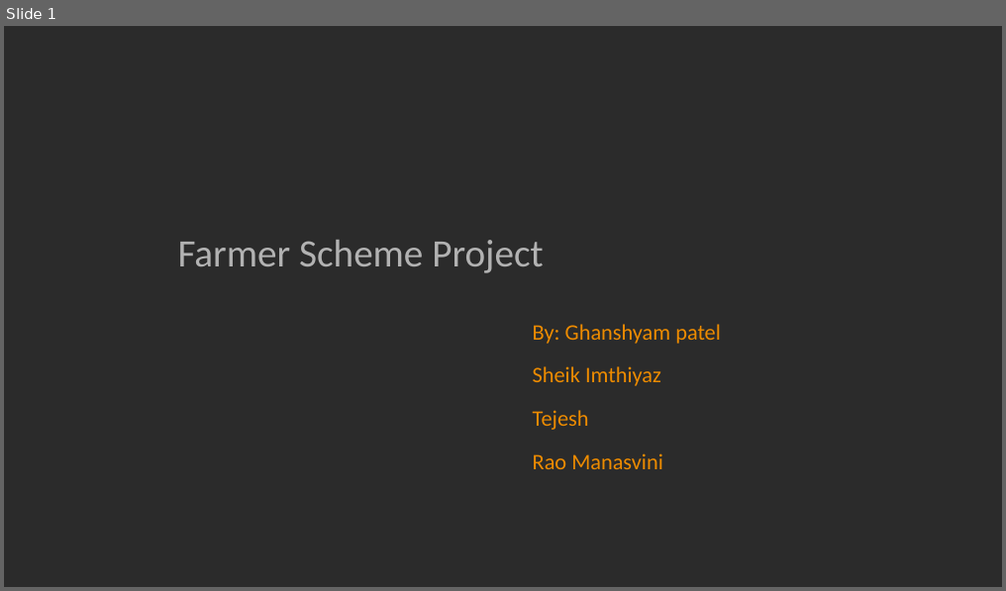
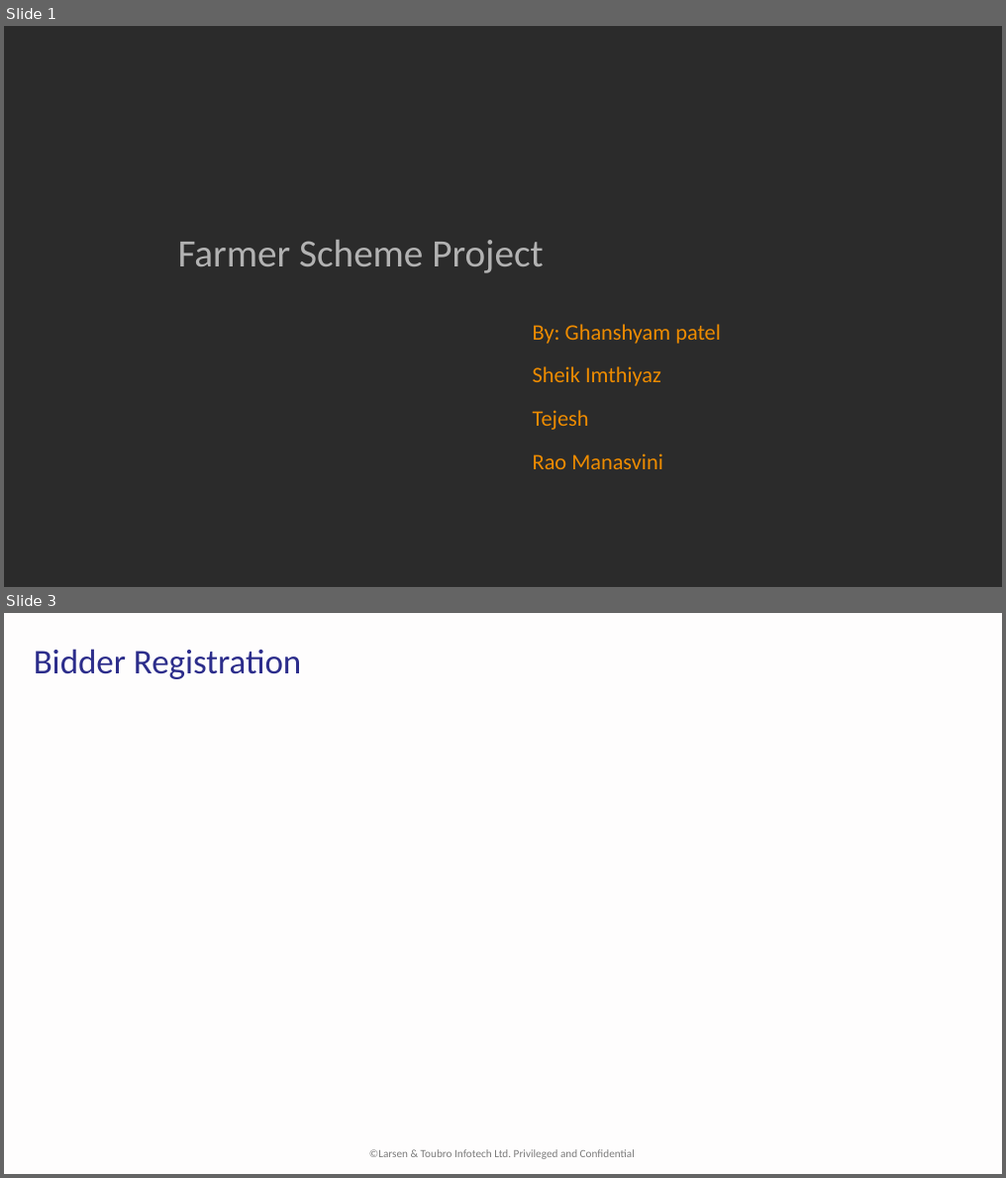
Before and after one commit to ghanshyampatel1997/FarmerSchemePrj2, a slide deck: LTI Template.pptx. Shown one above the other, each under a label of ours: slide 1 before the commit, slides 1 and 3 after it; the slides between them are not shown. The pictures are 1006x591 and 1006x1178 pixels, drawn with LibreOffice and Linux fonts; fonts in the diff are those of the drawing; background and template pictures are left out; a plain dark background stands for a picture behind light text. Boxes give left, top, right and bottom in pixels: in the first picture for what was removed or moved away, otherwise in the second. Text is boxed around its words. In the diff, an @@ line names an element or a change of style, - is before the commit and + after.

```diff
--- a/LTI Template.pptx
+++ b/LTI Template.pptx
@@ slide 3 added at [4,613,1002,1174], background #FEFDFD @@
@@ title added at [34,649,301,679], 25 pt, text #2C2D8B @@
+Bidder Registration
@@ page number added at [932,1140,972,1169], 12 pt, text #FEFDFD @@
+3
@@ text added at [369,1150,635,1159], 8 pt, text #7C7C7C @@
+©Larsen & Toubro Infotech Ltd. Privileged and Confidential
```
Also in this commit, not shown: 8 other slides added, 1 slide removed, 11 other files.
